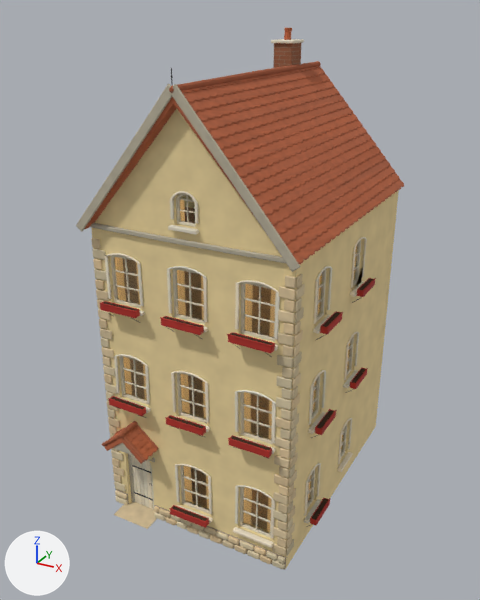
Two versions of the Blender file assets/models/source/houses/storybook/GateStreet_Bend2.blend, one commit apart.
One viewpoint serves both versions: a 50 mm lens placed at (8.72, -13.07, 14.53), pointed at (-0.23, 3.2, 6.39). The lights are fixed; the arrows at lower left show +X, +Y and +Z. The first picture is the older version.

In view in the first picture: 'Dach Dachflächen', 'Dach First und Ortgang', 'Dach Ziegelreihen', 'Ecksteine', 'Fassade', 'Fenster 5 Glas', 'Fenster 6 Glas', 'Fenster 7 Glas', 'Gesims', 'Ortgangbretter', 'Seitenwand rechts', 'Sockelsteine' and 79 more.
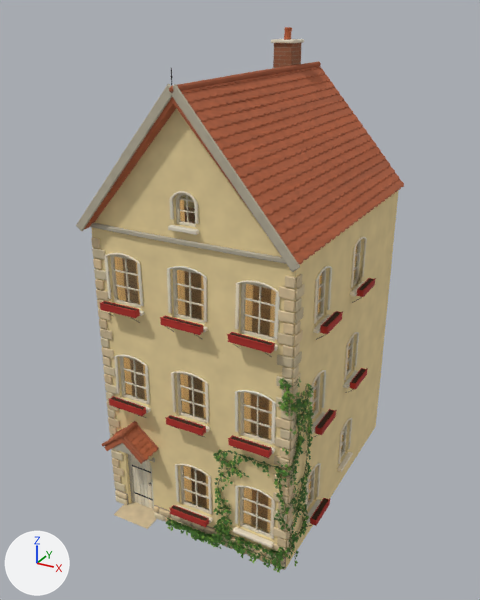
Location of each change, [x1, y1, x2, y2] in pixels of the pictures (480 x 600 px):
'ivy', added
    after: [166, 380, 314, 570]
'ivy_young', added
    after: [167, 377, 314, 573]
'stem', added
    after: [168, 379, 310, 570]

Patch to the scene script:
```diff
--- a/assets/models/source/houses/storybook/GateStreet_Bend2.blend.py
+++ b/assets/models/source/houses/storybook/GateStreet_Bend2.blend.py
@@ mat_blatt_efeu_jung_frisch @@
+mat_blatt_efeu_jung_frisch = bpy.data.materials.new('Blatt Efeu jung frisch')
+# nodes: Attribute, BsdfPrincipled, Bump, HueSaturation, MapRange, MixRGB, OutputMaterial, RGB, TexCoord, TexNoise
+# colours: green #6b9438
@@ mat_blatt_efeu_frisch @@
+mat_blatt_efeu_frisch = bpy.data.materials.new('Blatt Efeu frisch')
+# nodes: Attribute, BsdfPrincipled, Bump, HueSaturation, MapRange, MixRGB, OutputMaterial, RGB, TexCoord, TexNoise
+# colours: dark green #426b29
@@ mat_stiel_frisch @@
+mat_stiel_frisch = bpy.data.materials.new('Stiel frisch')
+# nodes: Attribute, BsdfPrincipled, Bump, HueSaturation, MapRange, MixRGB, OutputMaterial, RGB, TexCoord, TexNoise
+# colours: dark yellow #666b38
@@ me_ivy_young @@
+me_ivy_young.from_pydata(...)  # 7787 vertices, 13178 faces; spans x -0.87..3.23, y -0.27..1.27, z -0.05..6.24
+me_ivy_young.polygons.foreach_set('use_smooth', [True] * 13178)
+me_ivy_young.materials.append(mat_blatt_efeu_jung_frisch)
@@ me_ivy @@
+me_ivy.from_pydata(...)  # 16107 vertices, 27258 faces; spans x -0.9..3.23, y -0.29..1.21, z -0.04..6.2
+me_ivy.polygons.foreach_set('use_smooth', [True] * 27258)
+me_ivy.materials.append(mat_blatt_efeu_frisch)
@@ me_stem @@
+me_stem.from_pydata(...)  # 32304 vertices, 30144 faces; spans x -0.86..3.2, y -0.23..1.16, z -0.01..6.18
+me_stem.polygons.foreach_set('use_smooth', [True] * 30144)
+me_stem.materials.append(mat_stiel_frisch)
@@ ob_ivy_young @@
+ob_ivy_young = bpy.data.objects.new('ivy_young', me_ivy_young)
+ob_ivy_young.location = (0.0, 0.0, 0.0)
@@ ob_ivy @@
+ob_ivy = bpy.data.objects.new('ivy', me_ivy)
+ob_ivy.location = (0.0, 0.0, 0.0)
@@ ob_stem @@
+ob_stem = bpy.data.objects.new('stem', me_stem)
+ob_stem.location = (0.0, 0.0, 0.0)
```
